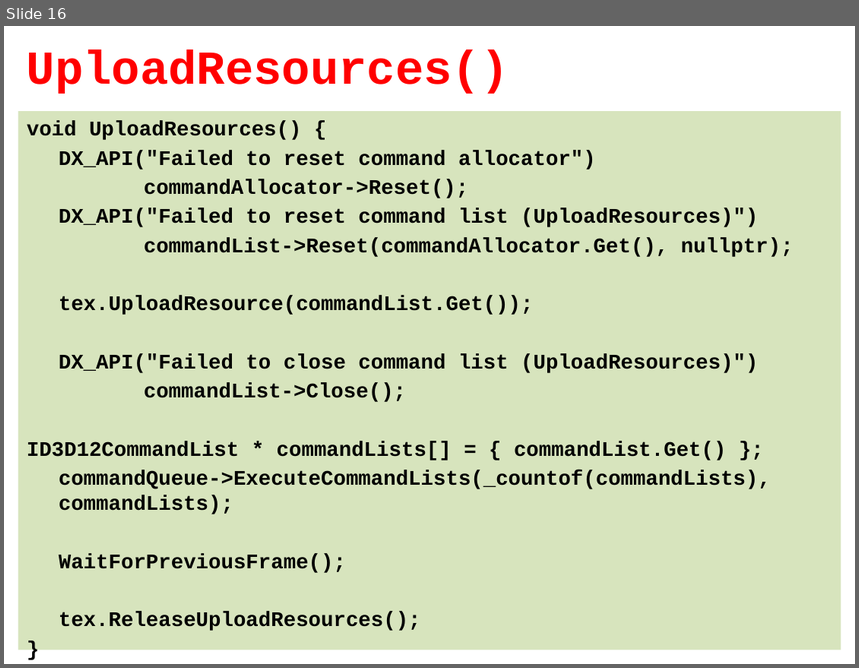
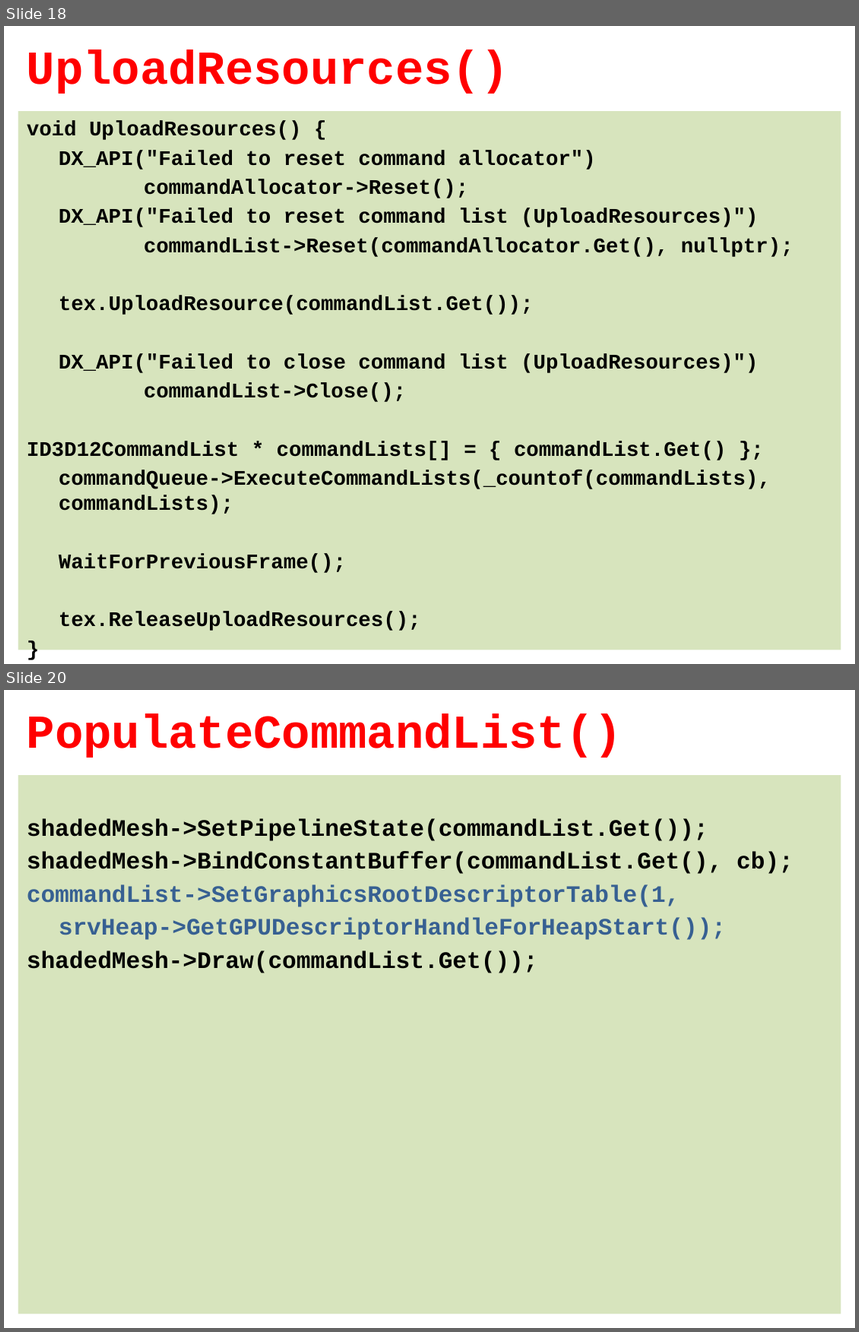
Before and after one commit to tyekx/dx12, a slide deck: Slides/ggl004-Textures.pptx. Shown one above the other, each under a label of ours: slide 16 before the commit, slides 18 and 20 after it; the slides between them are not shown. The pictures are 859x668 and 859x1332 pixels, drawn with LibreOffice and Linux fonts; fonts in the diff are those of the drawing; background and template pictures are left out. Boxes give left, top, right and bottom in pixels: in the first picture for what was removed or moved away, otherwise in the second. Text is boxed around its words. In the diff, an @@ line names an element or a change of style, - is before the commit and + after.

```diff
--- a/Slides/ggl004-Textures.pptx
+++ b/Slides/ggl004-Textures.pptx
@@ slide 20 added at bbox=[4, 690, 855, 1328], background #FFFFFF @@
@@ title added at bbox=[27, 714, 623, 758], 40 pt, text #FF0000, bold @@
+PopulateCommandList()
@@ text added at bbox=[18, 775, 842, 1314], fill #D7E4BD, 20 pt, text #000000, bold @@
+shadedMesh->SetPipelineState(commandList.Get());
+shadedMesh->BindConstantBuffer(commandList.Get(), cb);
+commandList->SetGraphicsRootDescriptorTable(1,
+srvHeap->GetGPUDescriptorHandleForHeapStart());
+shadedMesh->Draw(commandList.Get());
@@ what was slide 16 is now slide 18 @@
```
Also in this commit, not shown: 9 other slides added, 1 other file.
